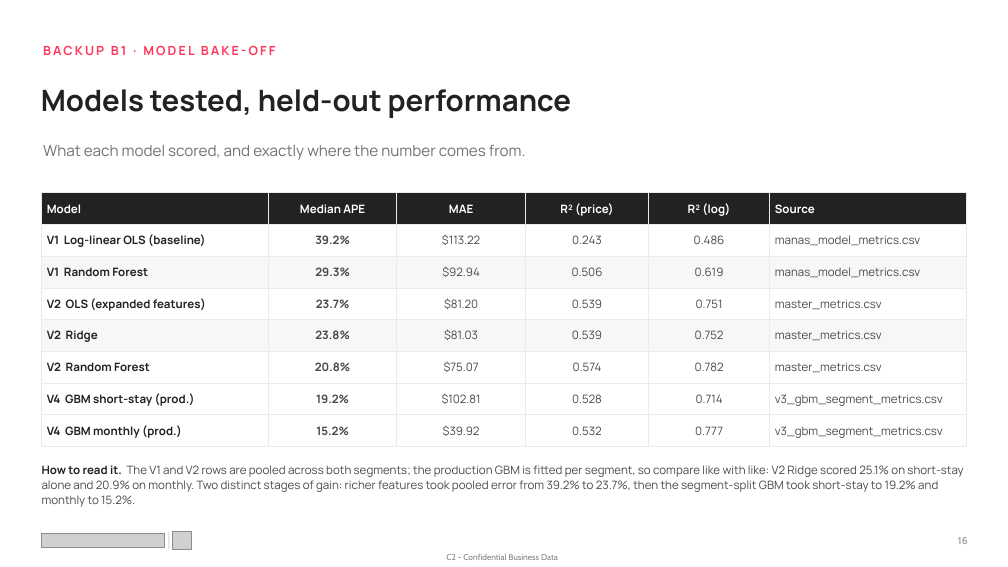
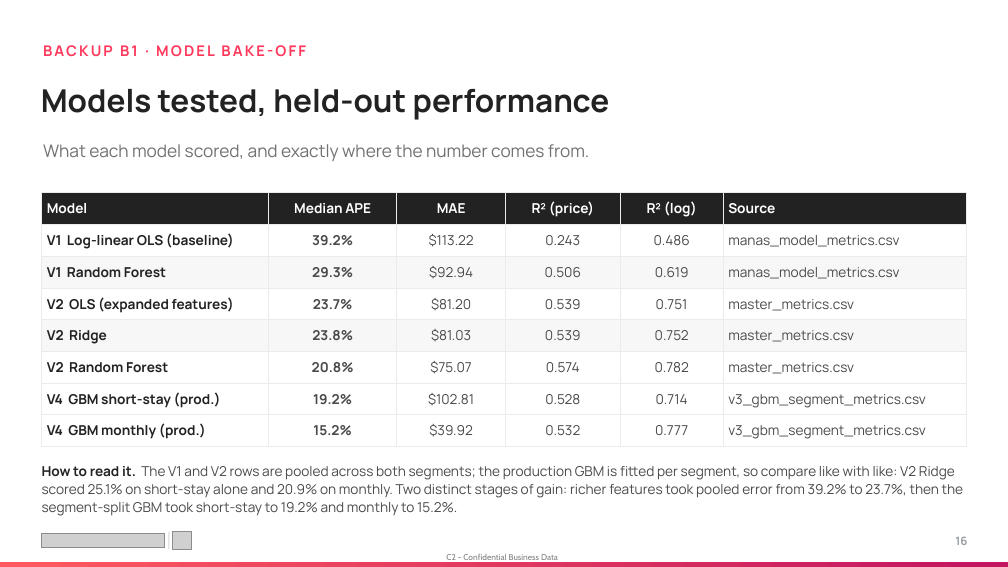
Before and after one commit to mkdn007/Cornell-Airbnb-Capstone, a slide deck: slide 16 of Airbnb Pricing Deck.pptx. Drawn at 1008x567 pixels with LibreOffice and Linux fonts; fonts in the diff are those of the drawing; grey boxes stand for pictures. Boxes give left, top, right and bottom in pixels: in the first picture for what was removed or moved away, otherwise in the second. Text is boxed around its words. In the diff, an @@ line names an element or a change of style, - is before the commit and + after.

```diff
--- a/Airbnb Pricing Deck.pptx
+++ b/Airbnb Pricing Deck.pptx
@@ text "BACKUP B1 · MODEL BAKE-OFF" at (43,45,306,56): size 12 to 14 pt @@
@@ text "Models tested, held-out performance" at (41,89,610,120): size 28 to 30 pt @@
@@ text "What each model scored, and ..." at (43,144,589,161): size 14.5 to 16.5 pt @@
@@ table at (42,193,967,447) @@
@@ size 11 to 13 pt @@
@@ text "How to read it. The ..." at (42,466,964,516): size 11 to 13 pt @@
@@ text "16" at (955,536,967,545): size 9 to 11 pt @@
@@ rectangle added at (0,562,1008,567), fill gradient #FF595F to #C31561 @@
```
Also in this commit, not shown: 19 other slides changed, 2 slides added.
